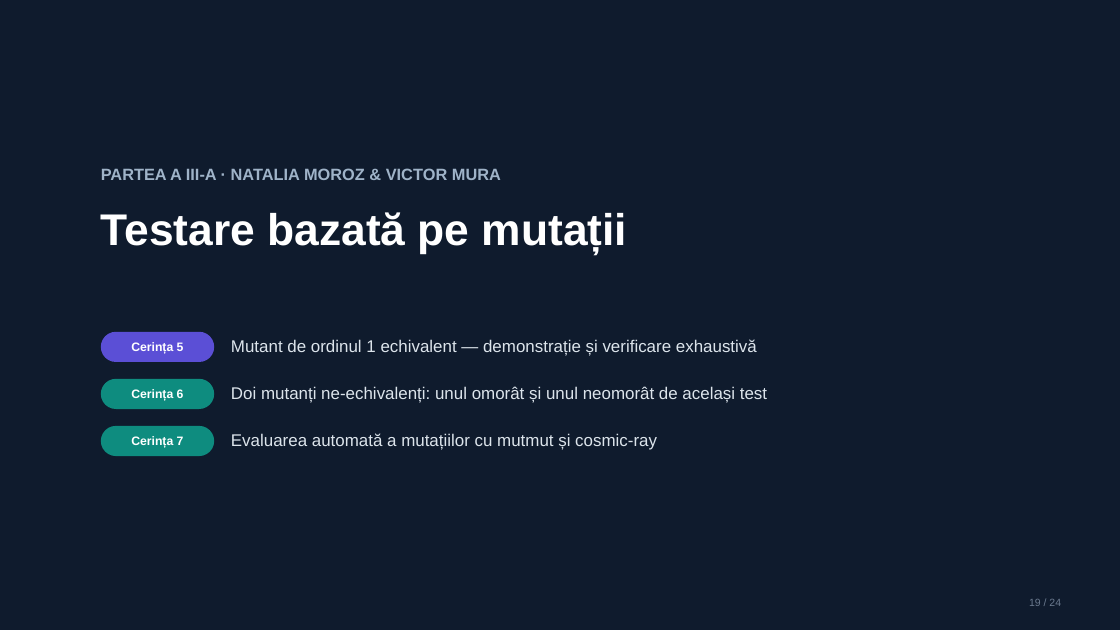
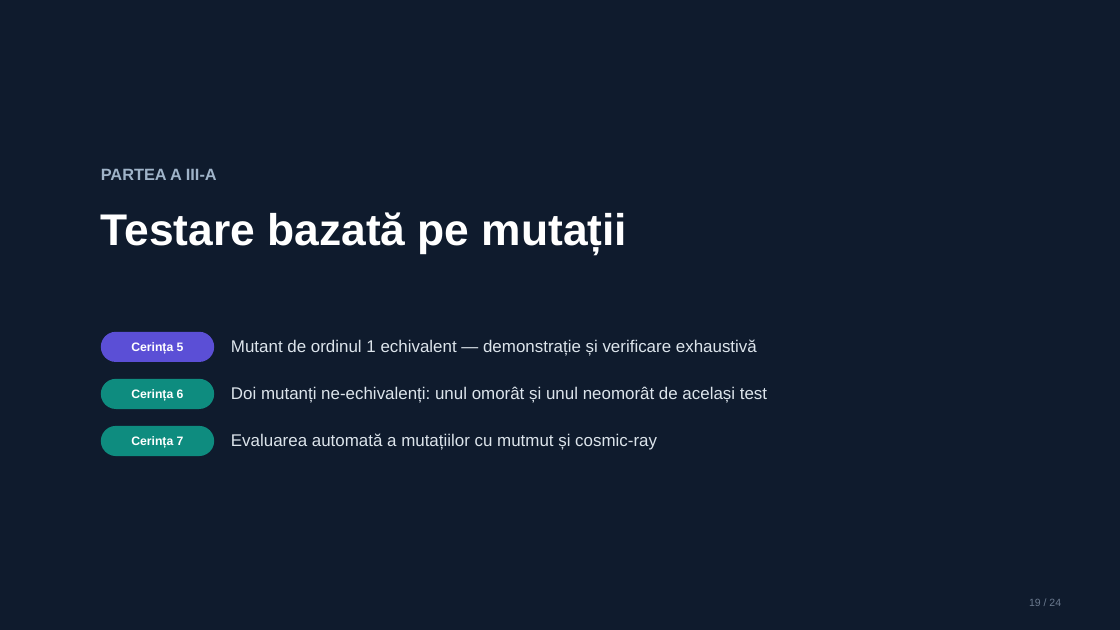
Before and after one commit to victormura/tss, a slide deck: slide 19 of proiect_laborator/docs/Prezentare_Laborator_TSS.pptx. Drawn at 1120x630 pixels with LibreOffice and Linux fonts; fonts in the diff are those of the drawing. Boxes give left, top, right and bottom in pixels: in the first picture for what was removed or moved away, otherwise in the second. Text is boxed around its words. In the diff, an @@ line names an element or a change of style, - is before the commit and + after.

```diff
--- a/proiect_laborator/docs/Prezentare_Laborator_TSS.pptx
+++ b/proiect_laborator/docs/Prezentare_Laborator_TSS.pptx
@@ text at (101,169,217,180): text changed @@
-PARTEA A III-A · NATALIA MOROZ & VICTOR MURA
+PARTEA A III-A
```
Also in this commit, not shown: 23 other slides changed, 5 other files.
